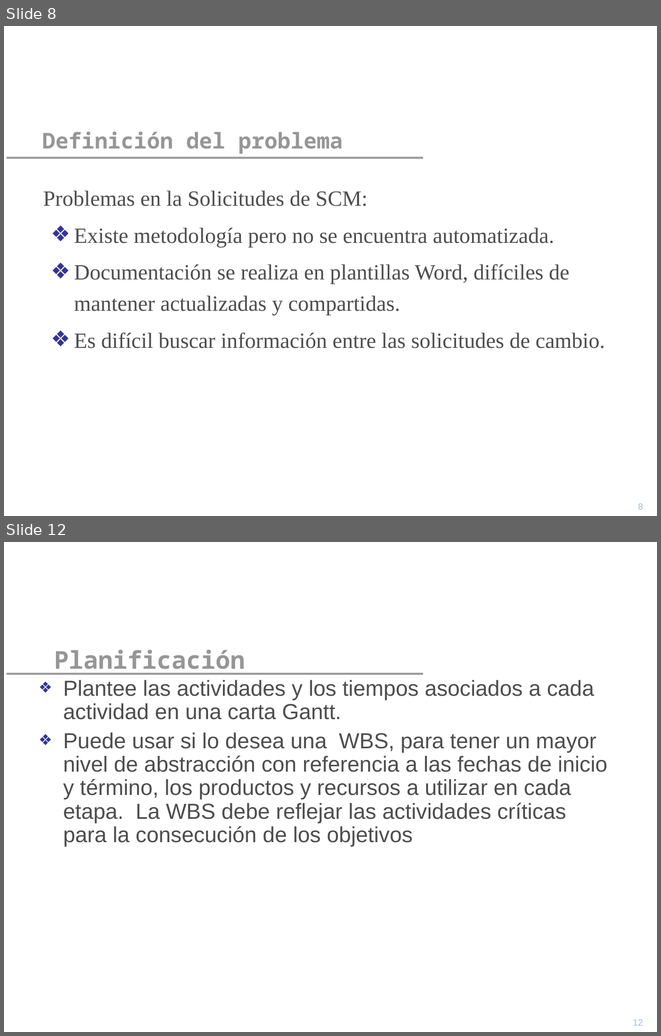
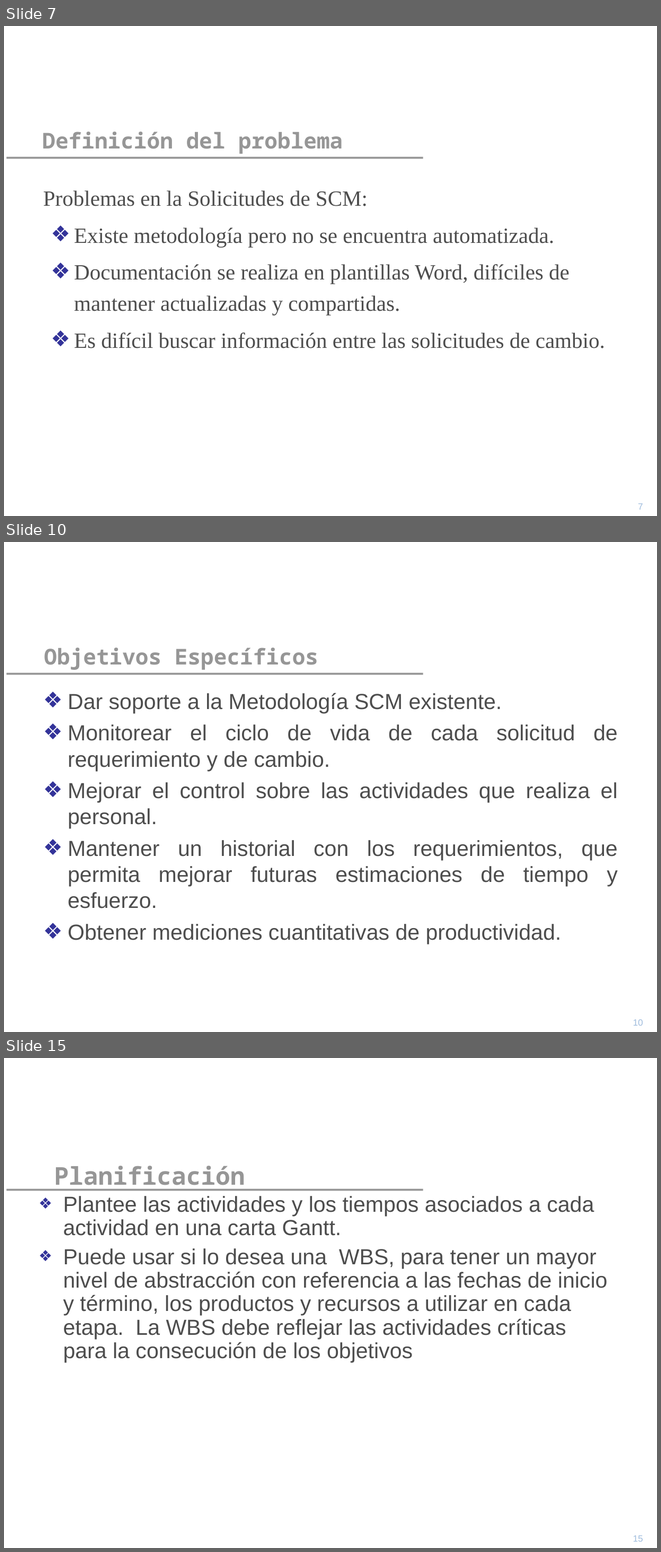
Before and after one commit to yano2h/TESIS, a slide deck: Informes/Propuesta/Precentacion_Propuesta.ppt. Shown one above the other, each under a label of ours: slides 8 and 12 before the commit, slides 7, 10 and 15 after it; the slides between them are not shown. The pictures are 661x1036 and 661x1552 pixels, drawn with LibreOffice and Linux fonts; fonts in the diff are those of the drawing; background and template pictures are left out. Boxes give left, top, right and bottom in pixels: in the first picture for what was removed or moved away, otherwise in the second. Text is boxed around its words. In the diff, an @@ line names an element or a change of style, - is before the commit and + after.

Commit message:
Se mejora la presentación

```diff
--- a/Informes/Propuesta/Precentacion_Propuesta.ppt
+++ b/Informes/Propuesta/Precentacion_Propuesta.ppt
@@ slide 10 added at <box>4,542,657,1032</box>, background picture (left out); not listed: 1 template element that a slide beside it also shows @@
@@ title added at <box>44,647,318,670</box>, 24 pt, text #969696, bold @@
+Objetivos Específicos
@@ text added at <box>68,693,618,944</box>, 24 pt, text #4D4D4D @@
+❖ Dar soporte a la Metodología SCM existente.
+❖ Monitorear el ciclo de vida de cada solicitud de requerimiento y de cambio.
+❖ Mejorar el control sobre las actividades que realiza el personal.
+❖ Mantener un historial con los requerimientos, que permita mejorar futuras estimaciones de tiempo y esfuerzo.
+❖ Obtener mediciones cuantitativas de productividad.
@@ page number added at <box>633,1019,643,1025</box>, 10 pt, text #9FBCDD @@
+10
@@ what was slide 8 is now slide 7 @@
@@ page number at <box>638,503,643,509</box>: text changed @@
-8
+7
@@ what was slide 12 is now slide 15 @@
@@ page number at <box>633,1535,643,1541</box>: text changed @@
-12
+15
```
Also in this commit, not shown: 1 slide changed, 7 other slides added, 5 slides removed.
